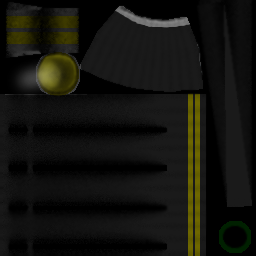
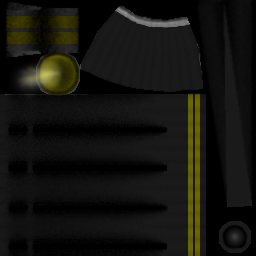
Two versions of the same layered image (w=256, h=256). Layer-by-layer changes:
renamed "shades" to "hightlights", painted on it over bbox(17, 56, 69, 95)
renamed "shades#1" to "shades", painted on it over bbox(31, 5, 189, 95)
added layer "back" above "base" over bbox(224, 226, 247, 248)
painted on "base" over bbox(219, 221, 251, 253)
